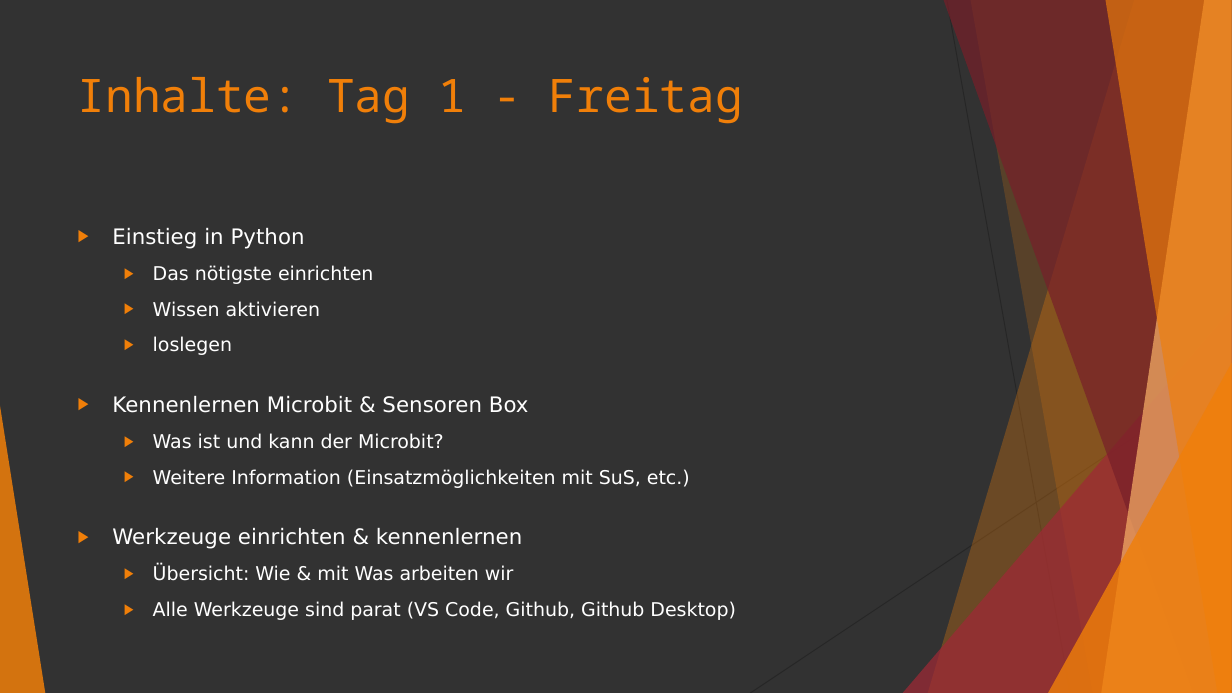
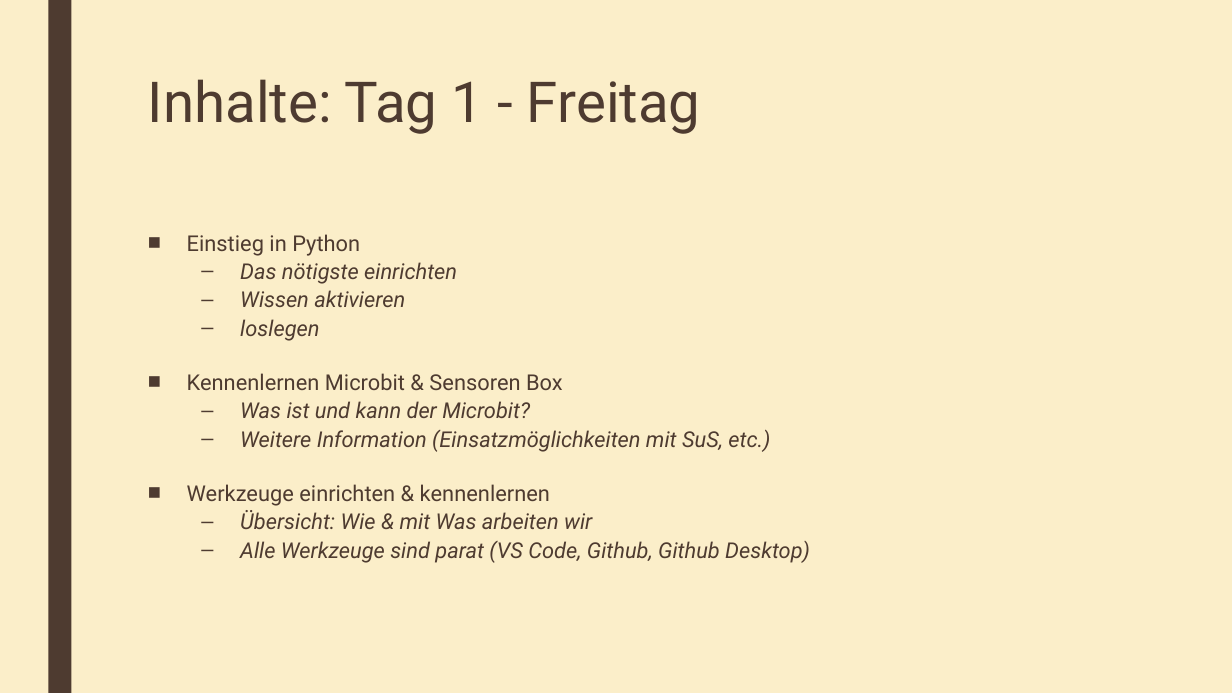
Before and after one commit to advocd/Workshop-Microbit-Python, a slide deck: slide 5 of internal/slides/Python-Workshop.pptx. Drawn at 1232x693 pixels with LibreOffice and Linux fonts; fonts in the diff are those of the drawing. Boxes give left, top, right and bottom in pixels: in the first picture for what was removed or moved away, otherwise in the second. Text is boxed around its words. In the diff, an @@ line names an element or a change of style, - is before the commit and + after.

Commit message:
added new slides
# new slides
- Howto GIT
- VS Code
- analog vs digital Sensor

# edited slides
- pyhton Workshop: theme

```diff
--- a/internal/slides/Python-Workshop.pptx
+++ b/internal/slides/Python-Workshop.pptx
@@ background #323232 to #FBEEC9 @@
@@ rectangle added at [48,0,71,693], fill #4E3B30 @@
@@ title "Inhalte: Tag 1 - Freitag": place and size @@
-title "Inhalte: Tag 1 - Freitag" at [78,77,743,124]
+title "Inhalte: Tag 1 - Freitag" at [148,79,701,134]
@@ title "Inhalte: Tag 1 - Freitag" at [148,79,701,134]: size 36 to 44 pt, font Noto Sans Mono to Roboto, text colour #F07F09 to #4E3B30; line spacing 1 to 0.89 @@
@@ text "Einstieg in Python": place and size @@
-text "Einstieg in Python" at [112,228,736,620]
+text "Einstieg in Python" at [187,234,810,563]
@@ text "Einstieg in Python" at [187,234,810,563]: size 16.6 to 17 pt in "Einstieg in Python", "Kennenlernen Microbit & Sensoren Box", "Werkzeuge einrichten & kennenlernen"; font DejaVu Sans to Roboto, text colour #FFFFFF to #4E3B30; size 14.8 to 17 pt, italic on in "Das nötigste einrichten", "Wissen aktivieren", "loslegen", "Was ist und kann der Microbit?" and 3 more places; bullet ▶ to ■; line spacing 1 to 0.74; more space between paragraphs; bullet ▶ to –; less space between paragraphs @@
@@ group removed at [0,0,1232,693]: 5 freeform shapes, 3 triangles, 2 lines @@
```
Also in this commit, not shown: 7 other slides changed, 15 other files.
